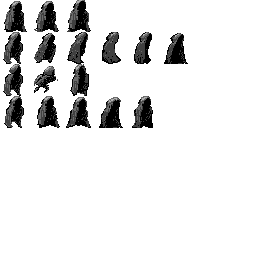
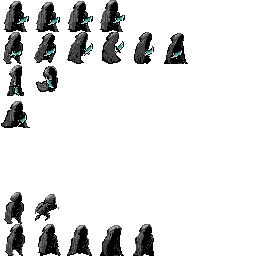
Before/after of a 256x256 layered artwork. What changed in the layer stack:
renamed "failed idle" to "Dagger", showed it, painted on it over box(8, 0, 183, 127)
painted on "Idle" over box(13, 0, 123, 32)
added layer "Walk" above "Jump / Fall" over box(8, 41, 183, 59)
added layer "Jump / Fall" above "Crouch" over box(7, 64, 85, 96)
added layer "Crouch" above "Other" over box(1, 101, 30, 128)
renamed "Cloak" to "Other", painted on it over box(3, 41, 183, 256)
